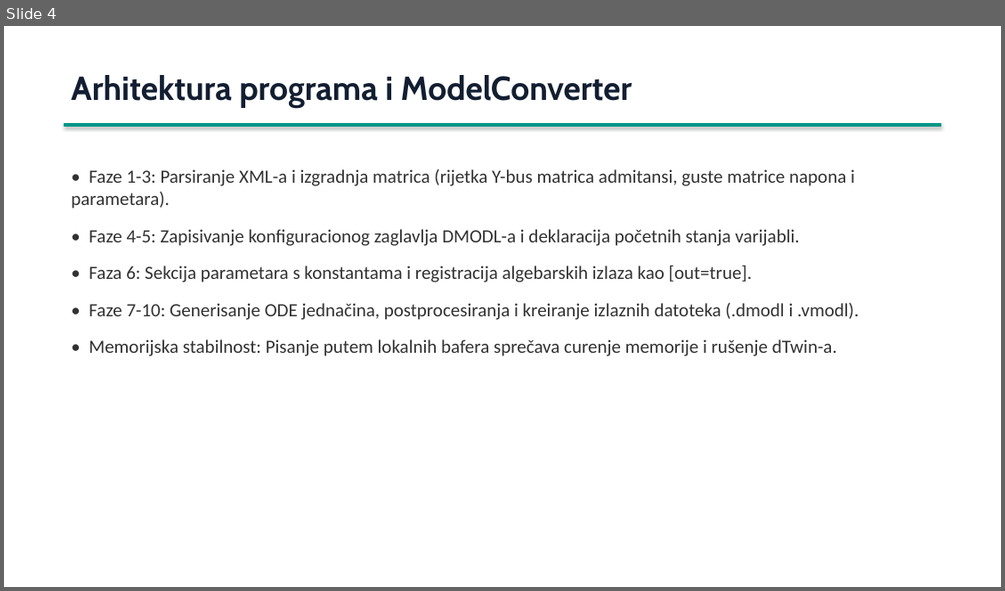
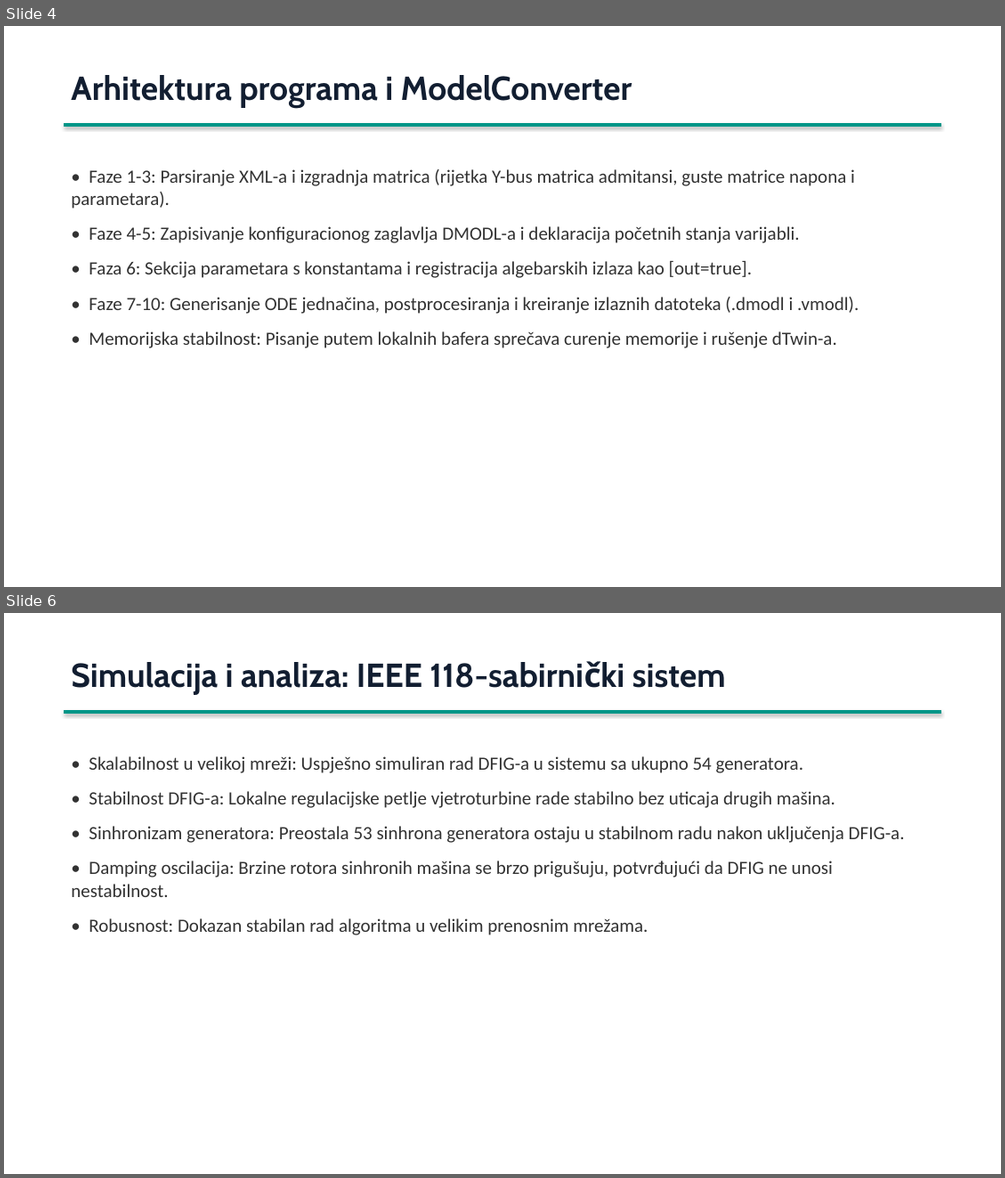
Before and after one commit to abudabiduba/SREES_2026_Gilic_VDFIG, a slide deck: presentation/DFIG_Presentation.pptx. Shown one above the other, each under a label of ours: slide 4 before the commit, slides 4 and 6 after it; the slides between them are not shown. The pictures are 1005x591 and 1005x1178 pixels, drawn with LibreOffice and Linux fonts; fonts in the diff are those of the drawing. Boxes give left, top, right and bottom in pixels: in the first picture for what was removed or moved away, otherwise in the second. Text is boxed around its words. In the diff, an @@ line names an element or a change of style, - is before the commit and + after.

Commit message:
Update DFIG_Presentation.pptx with simulation analysis slides for Case 9 & Case 118, and remove future work bullet point from conclusion

```diff
--- a/presentation/DFIG_Presentation.pptx
+++ b/presentation/DFIG_Presentation.pptx
@@ slide 6 added at bbox=[4, 613, 1001, 1174], background #FFFFFF @@
@@ text added at bbox=[71, 662, 726, 694], 32 pt, text #121E31, bold @@
+Simulacija i analiza: IEEE 118-sabirnički sistem
@@ rectangle added at bbox=[64, 710, 941, 714], fill #009688, outline #009688 0.75 pt @@
@@ text added at bbox=[71, 756, 905, 935], 18 pt, text #323232 @@
+• Skalabilnost u velikoj mreži: Uspješno simuliran rad DFIG-a u sistemu sa ukupno 54 generatora.
+• Stabilnost DFIG-a: Lokalne regulacijske petlje vjetroturbine rade stabilno bez uticaja drugih mašina.
+• Sinhronizam generatora: Preostala 53 sinhrona generatora ostaju u stabilnom radu nakon uključenja DFIG-a.
+• Damping oscilacija: Brzine rotora sinhronih mašina se brzo prigušuju, potvrđujući da DFIG ne unosi nestabilnost.
+• Robusnost: Dokazan stabilan rad algoritma u velikim prenosnim mrežama.
@@ slide 4 changed as well @@
@@ text "• Faze 1-3: Parsiranje XML-a ..." at bbox=[71, 169, 858, 348]: less space between paragraphs @@
```
Also in this commit, not shown: 6 other slides changed, 1 other slide added.
